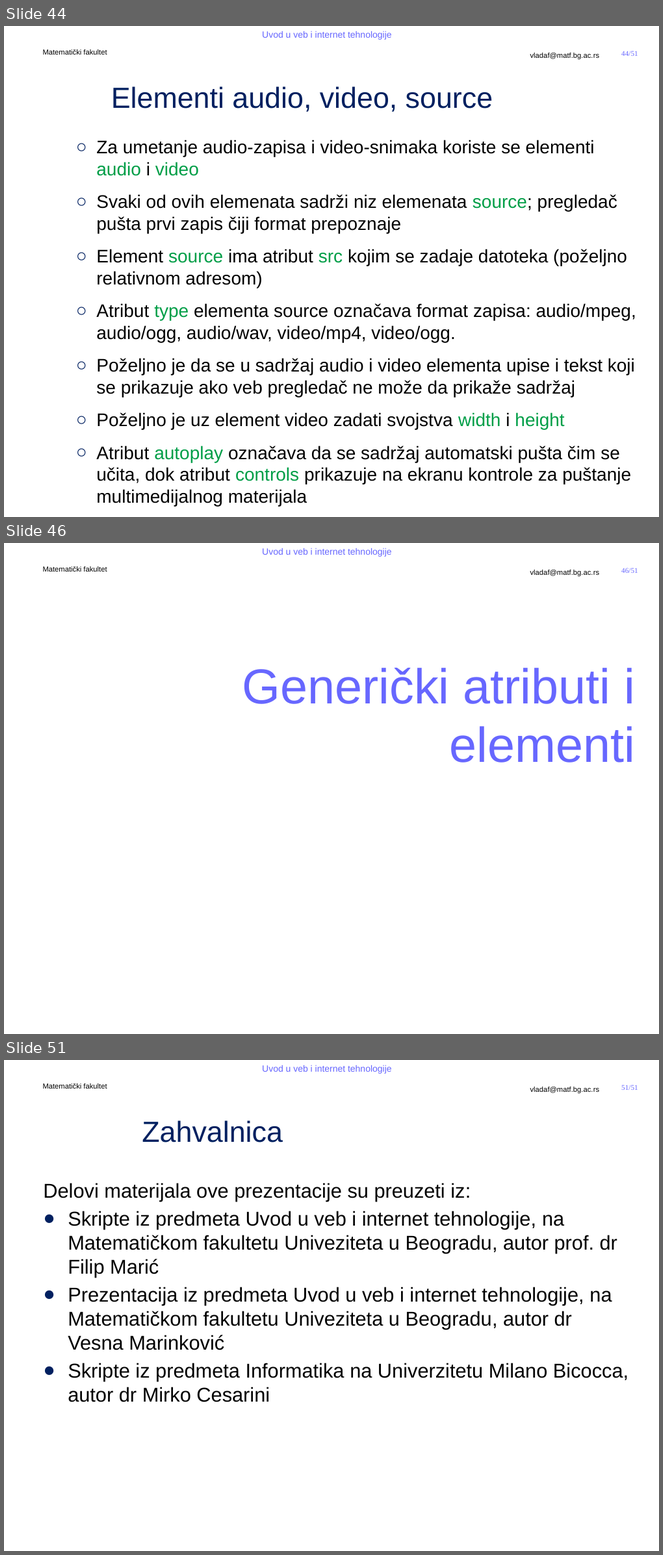
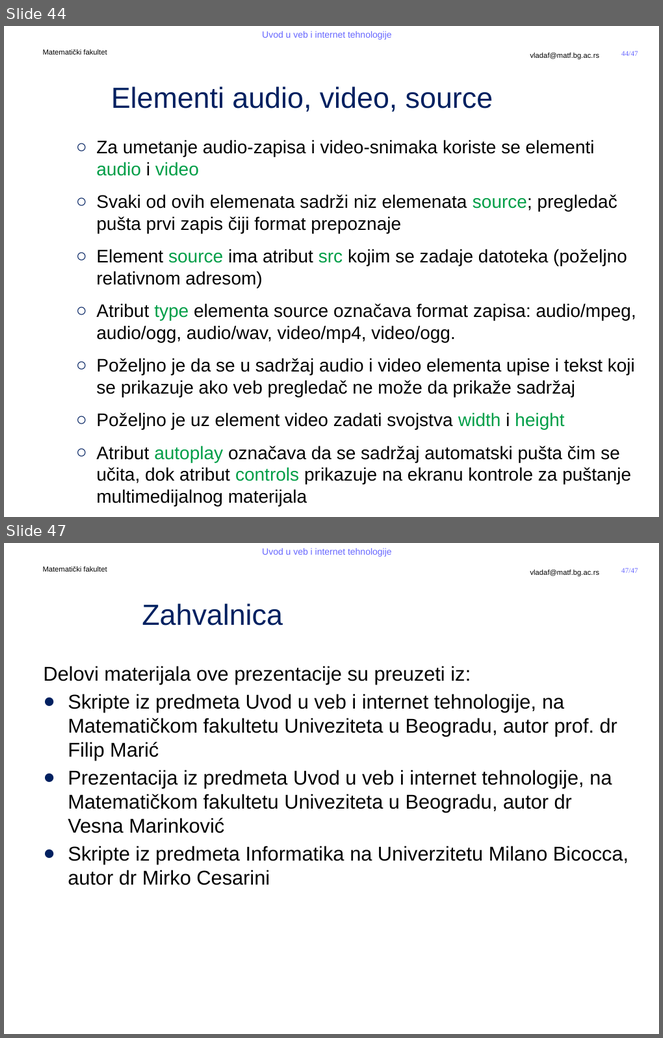
Before and after one commit to MatfUVIT/info, a slide deck: predavanja/prezentacije/UVIT03-01-HTML 5.pptx. Shown one above the other, each under a label of ours: slides 44, 46 and 51 before the commit, slides 44 and 47 after it; the slides between them are not shown. The pictures are 663x1555 and 663x1038 pixels, drawn with LibreOffice and Linux fonts; fonts in the diff are those of the drawing; background and template pictures are left out. Boxes give left, top, right and bottom in pixels: in the first picture for what was removed or moved away, otherwise in the second. Text is boxed around its words. In the diff, an @@ line names an element or a change of style, - is before the commit and + after.

```diff
--- a/predavanja/prezentacije/UVIT03-01-HTML 5.pptx
+++ b/predavanja/prezentacije/UVIT03-01-HTML 5.pptx
@@ slide 46 removed at (x1=4, y1=543, x2=659, y2=1034), background #FFFFFF; not listed: 5 template elements that a slide beside it also shows @@
@@ title removed at (x1=242, y1=668, x2=636, y2=763) @@
-Generički atributi i elementi
@@ page number at (x1=622, y1=51, x2=638, y2=56): text changed @@
-44/51
+44/47
@@ what was slide 51 is now slide 47 @@
@@ page number at (x1=622, y1=568, x2=638, y2=573): text changed @@
-51/51
+47/47
```
Also in this commit, not shown: 1 slide changed, 3 other slides removed, 9 other files.
